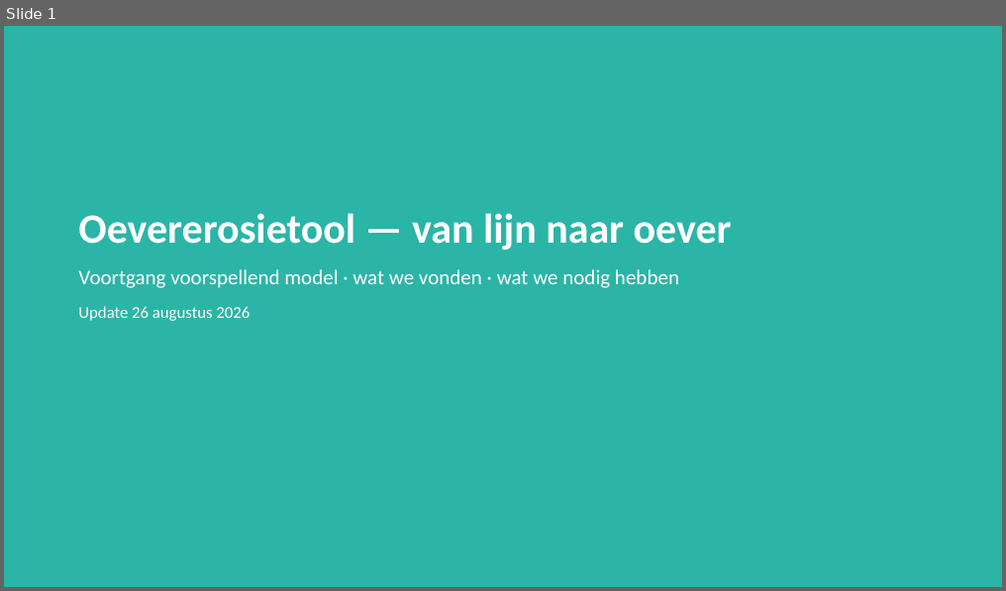
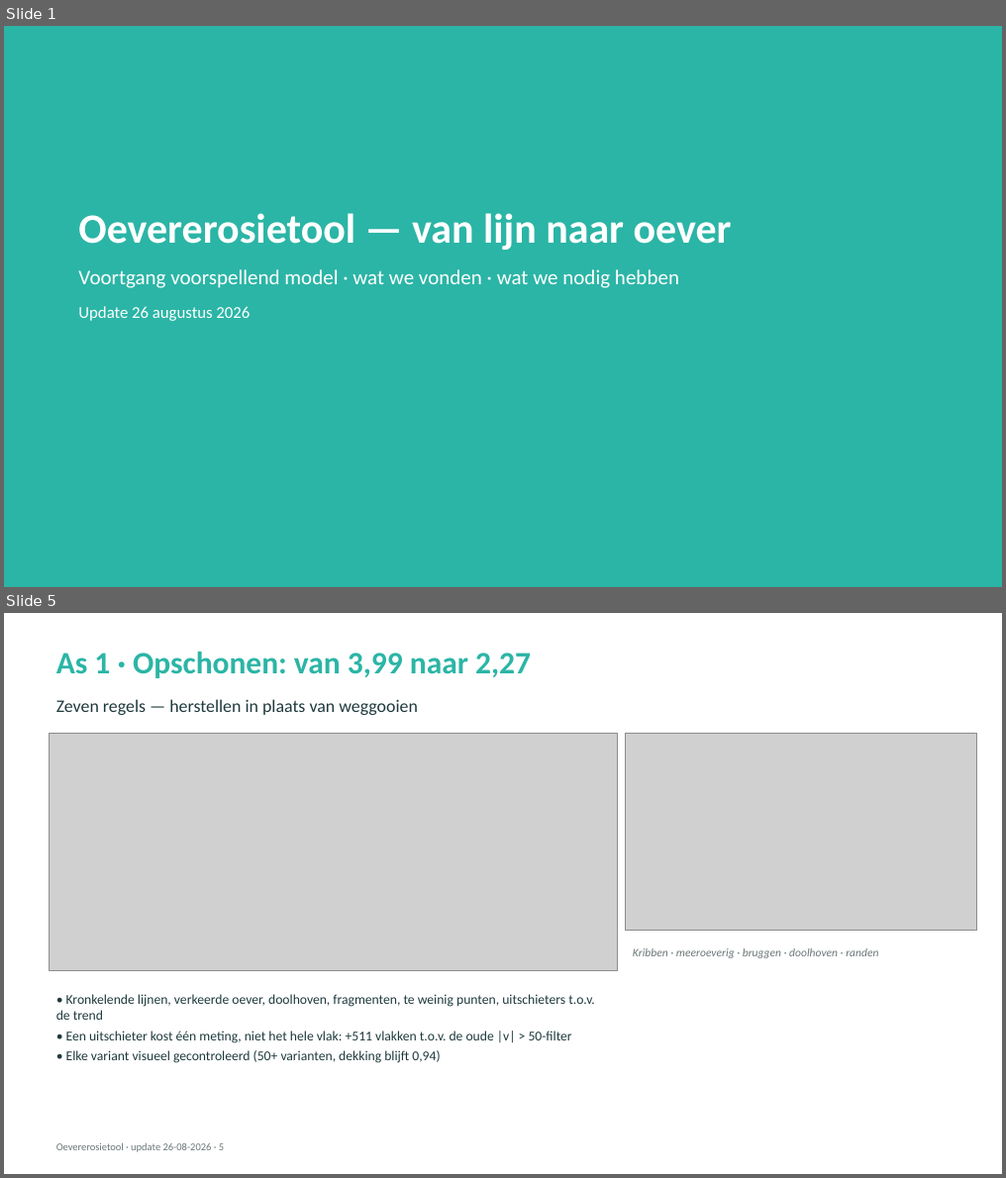
Before and after one commit to HAL24K/wocu-oevererosie, a slide deck: docs/presentations/20260826_update.pptx. Shown one above the other, each under a label of ours: slide 1 before the commit, slides 1 and 5 after it; the slides between them are not shown. The pictures are 1006x591 and 1006x1178 pixels, drawn with LibreOffice and Linux fonts; fonts in the diff are those of the drawing; grey boxes stand for pictures. Boxes give left, top, right and bottom in pixels: in the first picture for what was removed or moved away, otherwise in the second. Text is boxed around its words. In the diff, an @@ line names an element or a change of style, - is before the commit and + after.

```diff
--- a/docs/presentations/20260826_update.pptx
+++ b/docs/presentations/20260826_update.pptx
@@ slide 5 added at <box>4,613,1002,1174</box>, background #FFFFFF @@
@@ text added at <box>56,652,531,678</box>, 30 pt, text #2BB5A6, bold @@
+As 1 · Opschonen: van 3,99 naar 2,27
@@ text added at <box>56,699,418,715</box>, 17 pt, text #1F3A3D @@
+Zeven regels — herstellen in plaats van weggooien
@@ picture added at <box>49,733,618,970</box> @@
@@ picture added at <box>626,733,977,931</box> @@
@@ text added at <box>633,949,878,959</box>, 11 pt, text #6B7778, italic @@
+Kribben · meeroeverig · bruggen · doolhoven · randen
@@ text added at <box>56,994,595,1063</box>, 13 pt, text #1F3A3D @@
+• Kronkelende lijnen, verkeerde oever, doolhoven, fragmenten, te weinig punten, uitschieters t.o.v. de trend
+• Een uitschieter kost één meting, niet het hele vlak: +511 vlakken t.o.v. de oude |v| > 50-filter
+• Elke variant visueel gecontroleerd (50+ varianten, dekking blijft 0,94)
@@ text added at <box>56,1144,224,1153</box>, 10 pt, text #6B7778 @@
+Oevererosietool · update 26-08-2026 · 5
```
Also in this commit, not shown: 8 slides changed, 3 other slides added, 4 slides removed, 17 other files.
